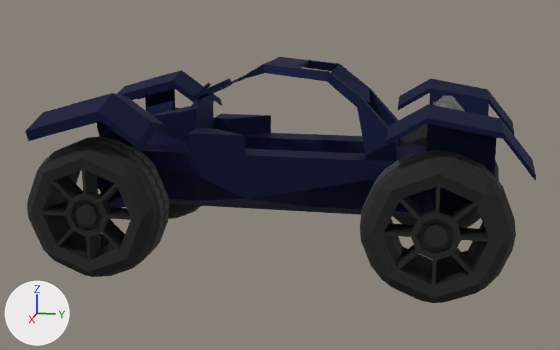
Two versions of the glTF model assets/basic_buggy.glb, one commit apart.
One viewpoint serves both versions: a camera (50 mm lens) standing at (6.83, 1.36, 2.35) and looking at (0.06, 0.0, 0.66). The lights are fixed; the arrows at lower left show +X, +Y and +Z. Where no turn or scale is listed for an object, it has been applied to the vertices. Vertices at the same position are counted once.

The older version as bpy lines, for what is in view:
```python
me_chassis = bpy.data.meshes.new('Chassis')
me_chassis.from_pydata(...)  # 472 vertices, 948 faces; spans x -1.19..1.19, y -1.86..2.1, z 0.31..1.7
# faces by material slot: [830, 118]
me_chassis.materials.append(mat_chassis)  # dark blue #1d2247
me_chassis.materials.append(mat_engine)  # dark grey #686868
me_cube_001 = bpy.data.meshes.new('Cube.001')
me_cube_001.from_pydata(...)  # 264 vertices, 556 faces; spans x -0.364..0.186, y -0.589..0.594, z -0.594..0.594
# faces by material slot: [274, 282]
me_cube_001.materials.append(mat_tyre)  # picture img_tyretexture
me_cube_001.materials.append(mat_rims)  # black #313131
ob_chassis = bpy.data.objects.new('chassis', me_chassis)
ob_chassis.location = (0.0, 0.0, 0.0)
ob_front_left_wheel = bpy.data.objects.new('front_left_wheel', me_cube_001)
ob_front_left_wheel.location = (0.951, -1.414, 0.504)
ob_rear_right_wheel = bpy.data.objects.new('rear_right_wheel', me_cube_001)
ob_rear_right_wheel.location = (-0.951, 1.414, 0.504)
ob_rear_right_wheel.scale = (-1.0, 1.0, 1.0)
# also in view: 'rear_left_wheel' at (0.86, 1.42, 0.5)
```
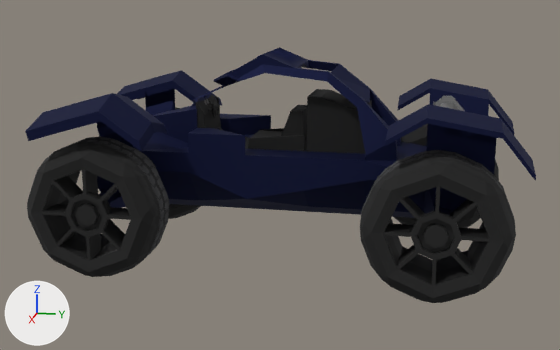
Changed parts and their boxes [x1, y1, x2, y2] in the pictures (560 x 350 px; the box of a moved part takes in the faces that stretch with it):
'chassis', reshaped (6% taller): before [25, 57, 536, 218]; after [25, 47, 536, 218]
'cockpit', added (black): after [196, 89, 372, 154]
'steering_controller', added: after [212, 96, 219, 118]
part 1 of me_chassis, moved or reshaped: before [193, 65, 265, 99]; after [193, 47, 309, 106]

Patch to the scene script:
```diff
--- a/assets/basic_buggy.glb.py
+++ b/assets/basic_buggy.glb.py
@@ mat_cockpit @@
+mat_cockpit = principled_material('Cockpit')
+mat_cockpit.base_color = (0.00424, 0.00424, 0.00424)  # black #0e0e0e
+mat_cockpit.metallic = 0.151
+mat_cockpit.roughness = 0.825
@@ me_chassis @@
 # used by ob_chassis; location = (0.0, 0.0, 0.0)
-me_chassis.from_pydata(...)  # 472 vertices, 948 faces; spans x -1.19..1.19, y -1.86..2.1, z 0.31..1.7
+me_chassis.from_pydata(...)  # 480 vertices, 978 faces; spans x -1.19..1.19, y -1.86..2.1, z 0.31..1.78
+# me_chassis part 1: 2 vertices moved from x 0.07..0.12, y -0.48..-0.3, z 1.49..1.57 to x 0.16..0.33, y -0.47..-0.29, z 1.47..1.55; 42 vertices removed from x -0.16..0.16, y -0.81..-0.29, z 1.32..1.57; 50 vertices added at x -0.4..0.4, y -0.77..-0.09, z 1.29..1.78
 me_chassis.materials.append(mat_chassis)
@@ me_torus_001 @@
+me_torus_001.from_pydata(...)  # 176 vertices, 356 faces; spans x -0.104..0.104, y -0.008..0.008, z -0.104..0.104
+me_torus_001.materials.append(mat_cockpit)  # black #0e0e0e
@@ me_cube @@
+me_cube.from_pydata(...)  # 92 vertices, 184 faces; spans x -0.26..0.26, y -0.72..0.79, z -0.16..0.47
+me_cube.materials.append(mat_cockpit)  # black #0e0e0e
@@ ob_steering_controller @@
+ob_steering_controller = bpy.data.objects.new('steering_controller', me_torus_001)
+ob_steering_controller.location = (0.0, -0.613, 1.259)
@@ ob_cockpit @@
+ob_cockpit = bpy.data.objects.new('cockpit', me_cube)
+ob_cockpit.location = (0.0, 0.0, 0.943)
```
